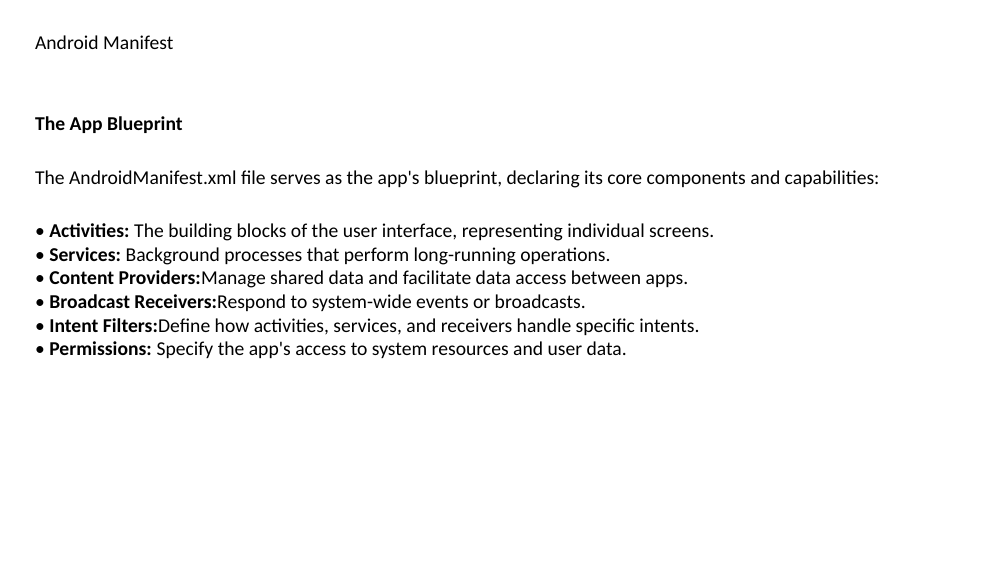
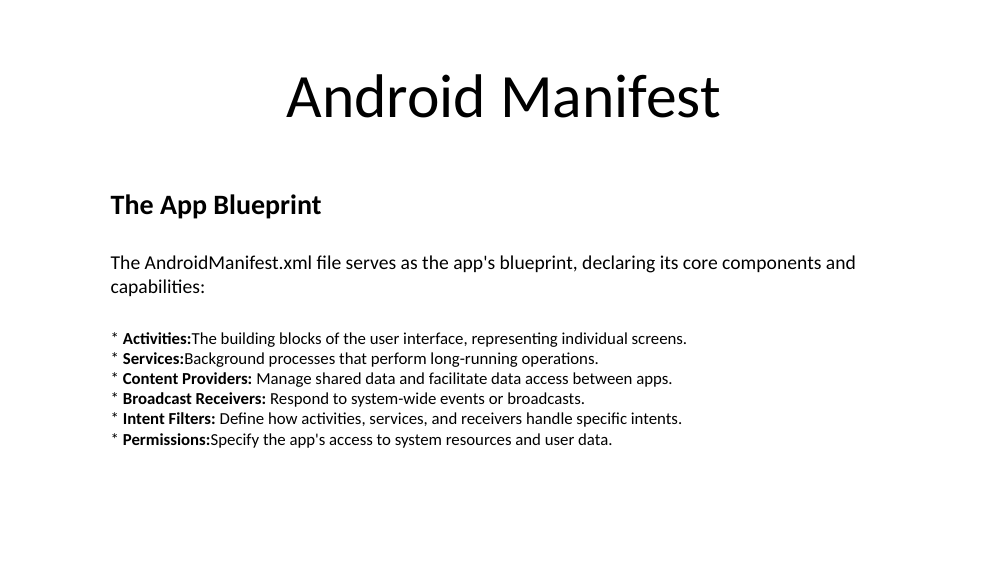
Before and after one commit to munirrudy-sg/Boring-Slide-Eradicator-inator, a slide deck: slide 6 of presentation.pptx. Drawn at 1008x567 pixels with LibreOffice and Linux fonts; fonts in the diff are those of the drawing. Boxes give left, top, right and bottom in pixels: in the first picture for what was removed or moved away, otherwise in the second. Text is boxed around its words. In the diff, an @@ line names an element or a change of style, - is before the commit and + after.

```diff
--- a/presentation.pptx
+++ b/presentation.pptx
@@ title "Android Manifest": place and size @@
-title "Android Manifest" at bbox=[35, 35, 173, 49]
+title "Android Manifest" at bbox=[287, 74, 720, 118]
@@ title "Android Manifest" at bbox=[287, 74, 720, 118]: size 14 to 44 pt; alignment left to centre; vertical alignment top to middle @@
@@ text "The App Blueprint": place and size @@
-text "The App Blueprint" at bbox=[35, 116, 880, 358]
+text "The App Blueprint" at bbox=[111, 194, 856, 448]
@@ text at bbox=[111, 194, 321, 219]: size 14 to 20 pt in "The App Blueprint" @@
@@ text at bbox=[123, 332, 688, 448]: text changed; size 14 to 12 pt @@
-• Activities: The building blocks of the user interface, representing individual screens.
-• Services: Background processes that perform long-running operations.
-• Content Providers:Manage shared data and facilitate data access between apps.
-• Broadcast Receivers:Respond to system-wide events or broadcasts.
-• Intent Filters:Define how activities, services, and receivers handle specific intents.
-• Permissions: Specify the app's access to system resources and user data.
+* Activities:The building blocks of the user interface, representing individual screens.
+* Services:Background processes that perform long-running operations.
+* Content Providers: Manage shared data and facilitate data access between apps.
+* Broadcast Receivers: Respond to system-wide events or broadcasts.
+* Intent Filters: Define how activities, services, and receivers handle specific intents.
+* Permissions:Specify the app's access to system resources and user data.
```
Also in this commit, not shown: 13 other slides changed, 1 slide added, 1 slide removed, 3 other files.
